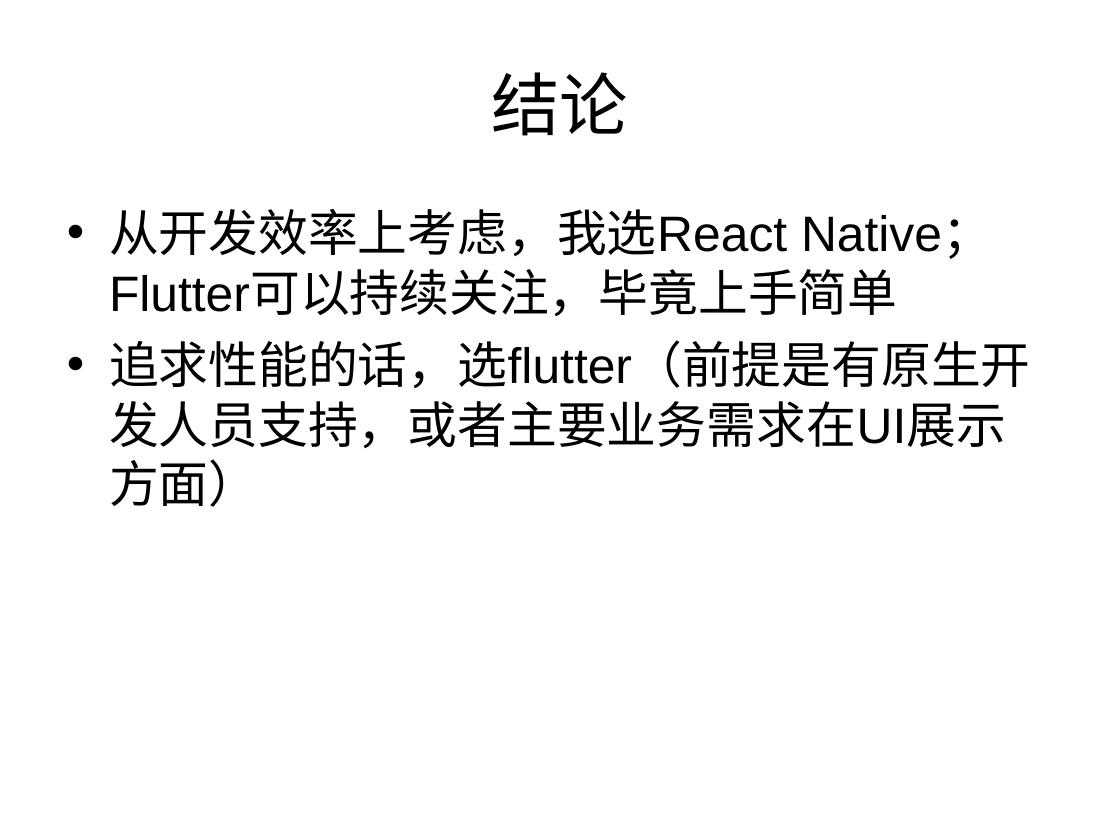
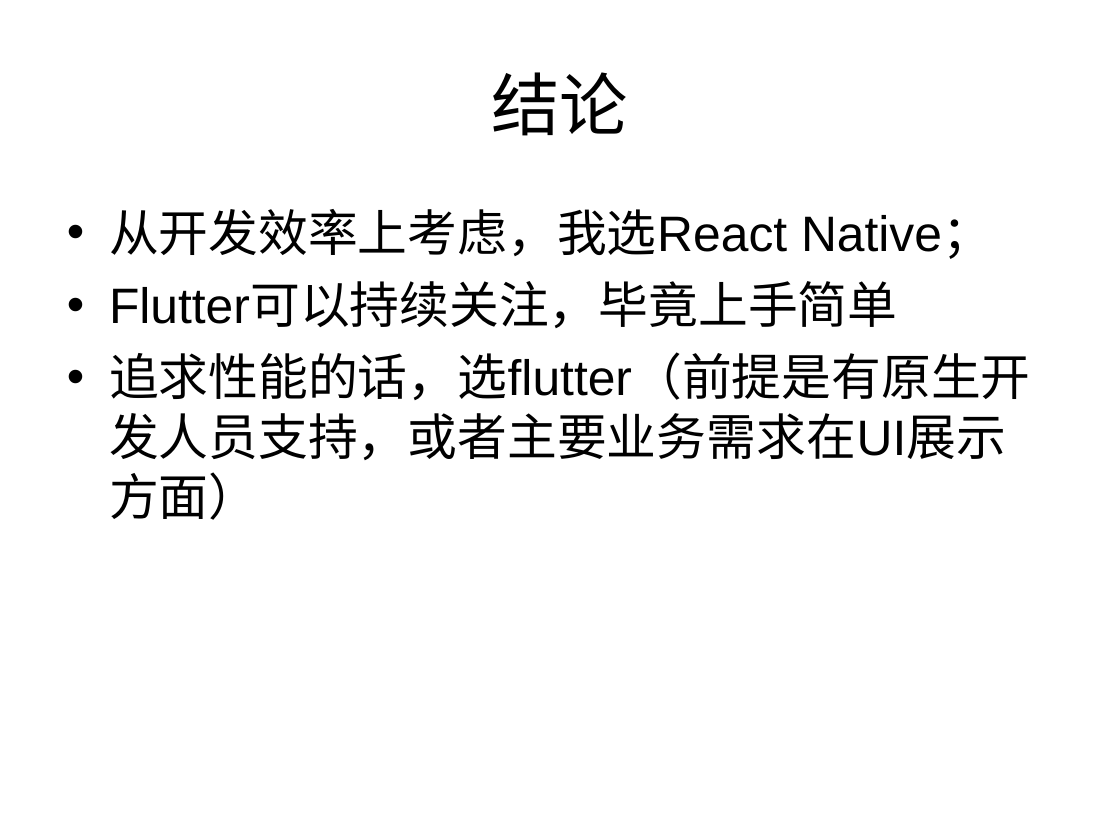
Before and after one commit to Newbit13/demo, a slide deck: slide 11 of flutter_demo/分享/跨端技术flutter分享.ppt (slide 9 before the commit). Drawn at 1120x840 pixels with LibreOffice and Linux fonts; fonts in the diff are those of the drawing. Boxes give left, top, right and bottom in pixels: in the first picture for what was removed or moved away, otherwise in the second. Text is boxed around its words. In the diff, an @@ line names an element or a change of style, - is before the commit and + after.

```diff
--- a/flutter_demo/分享/跨端技术flutter分享.ppt
+++ b/flutter_demo/分享/跨端技术flutter分享.ppt
@@ text at <box>109,209,992,328</box>: text changed @@
-• 从开发效率上考虑，我选React Native；Flutter可以持续关注，毕竟上手简单
+• 从开发效率上考虑，我选React Native；
+• Flutter可以持续关注，毕竟上手简单
```
Also in this commit, not shown: 3 other slides changed, 7 slides added, 2 slides removed, 11 other files.
